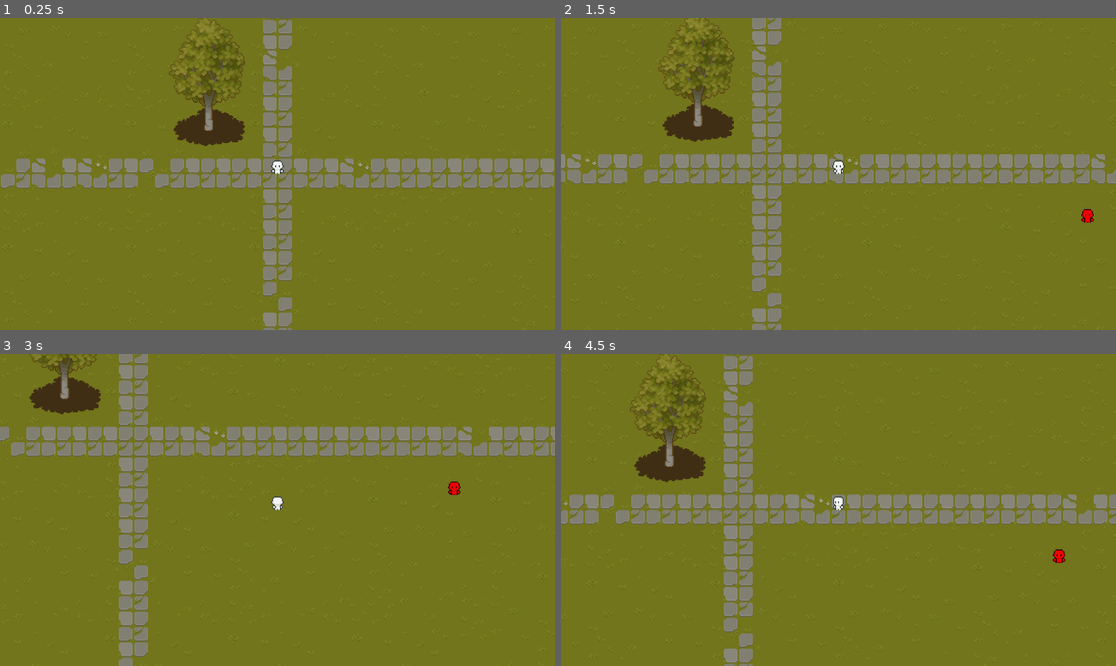
Above: before the commit, frames 1-4 (two rows, left to right).
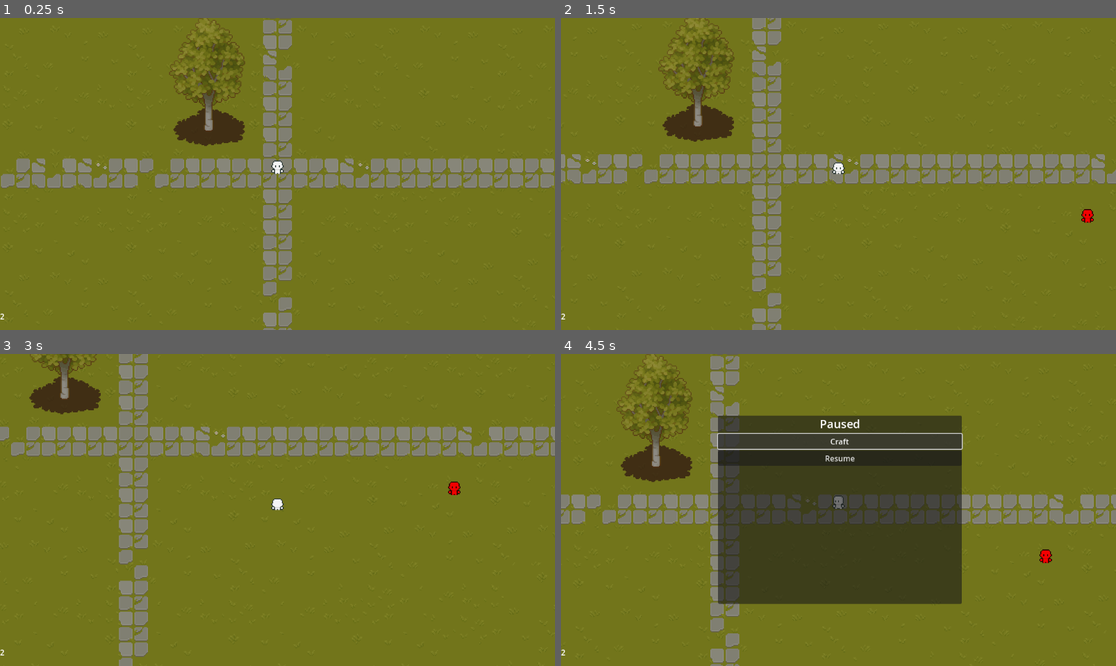
Above: after the commit, the same moments.

Repository: russellstanley/shadow-wielder
Game: Godot game, scene res://scenes/game.tscn
Same seed, same stepped clock (60 frames per second), same inputs: the game is played once before the commit and once after it. Before the commit the project starts from res://scenes/forest.tscn.
Inputs (mouse positions are in pixels of both pictures, inside the frame that each line leads up to):
- Up to frame 1 (0.25 s): no input
- Up to frame 2 (1.5 s): tap Enter (ui_accept) at 0.5, 0.77 s; hold Right (ui_right) 0.53-1.28 s; tap E (attack, bound only after the commit) at 0.6, 1.35 s; hold Down (ui_down) from 1.28 s (still down)
- Up to frame 3 (3 s): tap Enter (ui_accept) at 1.52 s; release Down (ui_down) at 2.03 s; hold Right (ui_right) 2.03-2.78 s; tap E (attack, bound only after the commit) at 2.1, 2.85 s; hold Up (ui_up) from 2.78 s (still down)
- Up to frame 4 (4.5 s): tap Enter (ui_accept) at 3.02, 3.77 s; release Up (ui_up) at 3.53 s; hold Left (ui_left) 3.53-4.25 s; tap E (attack, bound only after the commit) at 3.6 s; tap Escape (ui_cancel) at 4.15 s; click (838, 441) at 4.25 s, where only the run after the commit has a clickable "Craft"

The runs differ from the first frame. In frame 1, less than 0.1% of the frame differs, in the area x 0-1%, y 94-97%; in frame 2, less than 0.1%; in frame 3, less than 0.1%; in frame 4, 33%, in the area x 0-100%, y 0-100%.
Error before the commit: Parse Error: Could not find type "GameManger" in the current scope. (res://scenes/forest.gd:3)

Commit message:
feat: game manager and initial UI panels

Diff:
--- a/project.godot
+++ b/project.godot
@@ -11,9 +11,25 @@
 [application]
 
 config/name="Shadow Wielder"
-run/main_scene="res://scenes/forest.tscn"
+run/main_scene="res://scenes/game.tscn"
 config/features=PackedStringArray("4.2", "GL Compatibility")
 config/icon="res://icon.svg"
+
+[input]
+
+attack={
+"deadzone": 0.5,
+"events": [Object(InputEventKey,"resource_local_to_scene":false,"resource_name":"","device":-1,"window_id":0,"alt_pressed":false,"shift_pressed":false,"ctrl_pressed":false,"meta_pressed":false,"pressed":false,"keycode":0,"physical_keycode":69,"key_label":0,"unicode":101,"echo":false,"script":null)
+]
+}
+
+[layer_names]
+
+2d_physics/layer_1="World"
+2d_physics/layer_2="Highlight"
+2d_physics/layer_3="EnemyHitbox"
+2d_physics/layer_5="Player"
+2d_physics/layer_6="PlayerHitbox"
 
 [rendering]
 
--- /dev/null
+++ b/scenes/alert.gd
@@ -0,0 +1,15 @@
+extends Control
+
+@export var game_manager : GameManger
+
+# Called when the node enters the scene tree for the first time.
+func _ready():
+	hide()
+
+@onready var label = $Panel/VBoxContainer/Label
+
+func set_alert_messsage(message: String):
+	label.text = message
+
+func _on_restart_pressed():
+	game_manager.restart()
--- /dev/null
+++ b/scenes/alert.tscn
@@ -0,0 +1,47 @@
+[gd_scene load_steps=2 format=3 uid="uid://bdqfe08ucfp4v"]
+
+[ext_resource type="Script" path="res://scenes/alert.gd" id="1_eo6tr"]
+
+[node name="Alert" type="Control"]
+process_mode = 2
+layout_mode = 3
+anchors_preset = 15
+anchor_right = 1.0
+anchor_bottom = 1.0
+grow_horizontal = 2
+grow_vertical = 2
+script = ExtResource("1_eo6tr")
+
+[node name="Panel" type="Panel" parent="."]
+layout_mode = 1
+anchors_preset = 15
+anchor_right = 1.0
+anchor_bottom = 1.0
+grow_horizontal = 2
+grow_vertical = 2
+
+[node name="VBoxContainer" type="VBoxContainer" parent="Panel"]
+layout_mode = 1
+anchors_preset = 8
+anchor_left = 0.5
+anchor_top = 0.5
+anchor_right = 0.5
+anchor_bottom = 0.5
+offset_left = -65.0
+offset_top = -25.0
+offset_right = 65.0
+offset_bottom = 25.0
+grow_horizontal = 2
+grow_vertical = 2
+
+[node name="Label" type="Label" parent="Panel/VBoxContainer"]
+layout_mode = 2
+theme_override_font_sizes/font_size = 36
+text = "Wasted"
+
+[node name="Restart" type="Button" parent="Panel/VBoxContainer"]
+layout_mode = 2
+theme_override_font_sizes/font_size = 24
+text = "Restart"
+
+[connection signal="pressed" from="Panel/VBoxContainer/Restart" to="." method="_on_restart_pressed"]
--- /dev/null
+++ b/scenes/game.gd
@@ -0,0 +1,42 @@
+class_name GameManger extends Node
+
+@onready var pause_menu = $CanvasLayer/PauseMenu
+@onready var hud = $HUD/HUD
+@onready var alert_menu = $AlertLayer/AlertMenu
+@onready var forest = $Forest
+
+var alert_on_screen = false
+
+var game_paused : bool = false:
+	get:
+		return game_paused
+	set(value):
+		game_paused = value
+		get_tree().paused = game_paused
+		show_pause_menu(game_paused)
+		print(game_paused)
+
+func _ready():
+	game_paused = false
+
+func alert(message : String):
+	alert_on_screen = true
+	game_paused = true
+	pause_menu.hide()
+	alert_menu.show()
+	alert_menu.set_alert_messsage(message)
+
+func _input(event : InputEvent):
+	if event.is_action_pressed("ui_cancel"):
+		# Toggle pause
+		if not alert_on_screen:
+			game_paused = not game_paused
+
+func show_pause_menu(show : bool):
+	if show:
+		pause_menu.show()
+	else:
+		pause_menu.hide()
+
+func restart():
+	get_tree().reload_current_scene()
--- /dev/null
+++ b/scenes/game.tscn
@@ -0,0 +1,28 @@
+[gd_scene load_steps=6 format=3 uid="uid://cbnl85dwqguyj"]
+
+[ext_resource type="PackedScene" uid="uid://yf3klohcp811" path="res://scenes/forest.tscn" id="1_37u0m"]
+[ext_resource type="Script" path="res://scenes/game.gd" id="1_bpmvj"]
+[ext_resource type="PackedScene" uid="uid://d2hbv2aikypuk" path="res://scenes/pause_menu.tscn" id="2_wgcik"]
+[ext_resource type="PackedScene" uid="uid://cip4fybw6r3dw" path="res://scenes/hud.tscn" id="4_660x3"]
+[ext_resource type="PackedScene" uid="uid://bdqfe08ucfp4v" path="res://scenes/alert.tscn" id="5_akkyo"]
+
+[node name="GameManager" type="Node"]
+process_mode = 3
+script = ExtResource("1_bpmvj")
+
+[node name="Forest" parent="." node_paths=PackedStringArray("game_manager") instance=ExtResource("1_37u0m")]
+game_manager = NodePath("..")
+
+[node name="HUD" type="CanvasLayer" parent="."]
+
+[node name="HUD" parent="HUD" instance=ExtResource("4_660x3")]
+
+[node name="AlertLayer" type="CanvasLayer" parent="."]
+
+[node name="AlertMenu" parent="AlertLayer" node_paths=PackedStringArray("game_manager") instance=ExtResource("5_akkyo")]
+game_manager = NodePath("../..")
+
+[node name="CanvasLayer" type="CanvasLayer" parent="."]
+
+[node name="PauseMenu" parent="CanvasLayer" node_paths=PackedStringArray("game_manager") instance=ExtResource("2_wgcik")]
+game_manager = NodePath("../..")
--- /dev/null
+++ b/scenes/hud.gd
@@ -0,0 +1,6 @@
+extends Control
+
+@onready var health_label = $VBoxContainer/HealthLabel
+
+func update_health(health):
+	health_label.text = str(health)
--- /dev/null
+++ b/scenes/hud.tscn
@@ -0,0 +1,25 @@
+[gd_scene load_steps=2 format=3 uid="uid://cip4fybw6r3dw"]
+
+[ext_resource type="Script" path="res://scenes/hud.gd" id="1_ne2w0"]
+
+[node name="HUD" type="Control"]
+layout_mode = 3
+anchors_preset = 15
+anchor_right = 1.0
+anchor_bottom = 1.0
+grow_horizontal = 2
+grow_vertical = 2
+script = ExtResource("1_ne2w0")
+
+[node name="VBoxContainer" type="VBoxContainer" parent="."]
+layout_mode = 1
+anchors_preset = 2
+anchor_top = 1.0
+anchor_bottom = 1.0
+offset_top = -40.0
+offset_right = 40.0
+grow_vertical = 0
+
+[node name="HealthLabel" type="Label" parent="VBoxContainer"]
+layout_mode = 2
+text = "2"
--- /dev/null
+++ b/scenes/pause_menu.gd
@@ -0,0 +1,10 @@
+extends Control
+
+@export var game_manager : GameManger
+
+# Called when the node enters the scene tree for the first time.
+func _ready():
+	hide()
+
+func _on_resume_button_pressed():
+	game_manager.game_paused = false
--- /dev/null
+++ b/scenes/pause_menu.tscn
@@ -0,0 +1,51 @@
+[gd_scene load_steps=2 format=3 uid="uid://d2hbv2aikypuk"]
+
+[ext_resource type="Script" path="res://scenes/pause_menu.gd" id="1_4kg6d"]
+
+[node name="PauseMenu" type="Control"]
+process_mode = 2
+layout_mode = 3
+anchors_preset = 15
+anchor_right = 1.0
+anchor_bottom = 1.0
+grow_horizontal = 2
+grow_vertical = 2
+script = ExtResource("1_4kg6d")
+
+[node name="Panel" type="Panel" parent="."]
+layout_mode = 1
+anchors_preset = 8
+anchor_left = 0.5
+anchor_top = 0.5
+anchor_right = 0.5
+anchor_bottom = 0.5
+offset_left = -250.0
+offset_top = -196.0
+offset_right = 256.0
+offset_bottom = 195.0
+grow_horizontal = 2
+grow_vertical = 2
+
+[node name="VBoxContainer" type="VBoxContainer" parent="Panel"]
+layout_mode = 1
+anchors_preset = 15
+anchor_right = 1.0
+anchor_bottom = 1.0
+grow_horizontal = 2
+grow_vertical = 2
+
+[node name="Label" type="Label" parent="Panel/VBoxContainer"]
+layout_mode = 2
+theme_override_font_sizes/font_size = 24
+text = "Paused"
+horizontal_alignment = 1
+
+[node name="CraftButton" type="Button" parent="Panel/VBoxContainer"]
+layout_mode = 2
+text = "Craft"
+
+[node name="ResumeButton" type="Button" parent="Panel/VBoxContainer"]
+layout_mode = 2
+text = "Resume"
+
+[connection signal="pressed" from="Panel/VBoxContainer/ResumeButton" to="." method="_on_resume_button_pressed"]
Not shown, added: scenes/gam7EAA.tmp
Not shown, added: scenes/gam90DA.tmp
